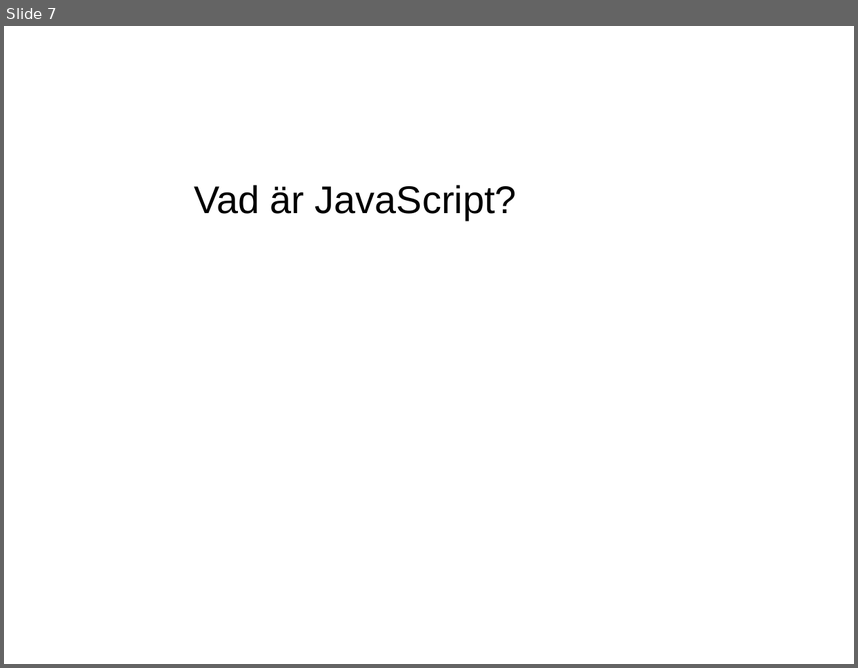
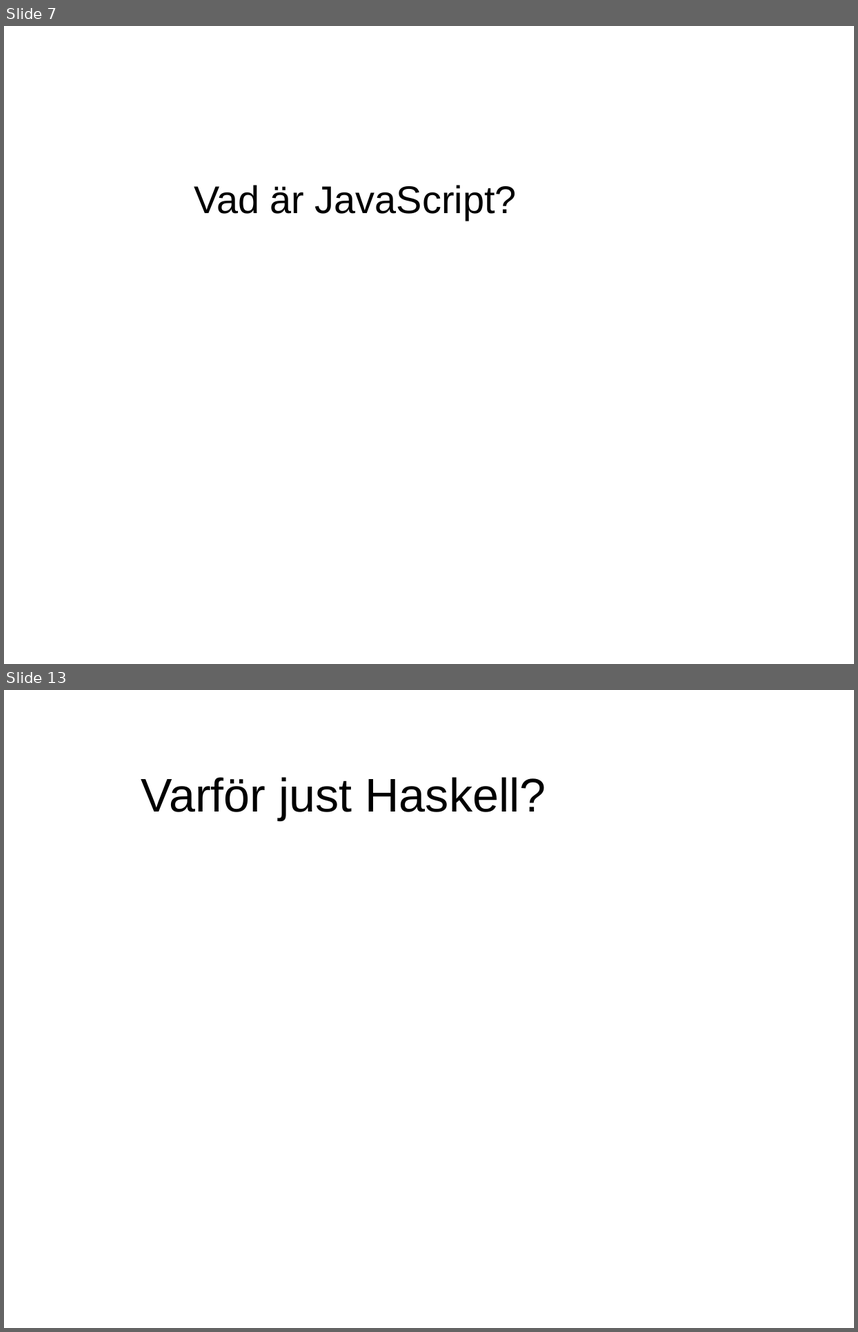
Before and after one commit to evilcandybag/JSHC, a slide deck: report/presentation.ppt. Shown one above the other, each under a label of ours: slide 7 before the commit, slides 7 and 13 after it; the slides between them are not shown. The pictures are 858x668 and 858x1332 pixels, drawn with LibreOffice and Linux fonts; fonts in the diff are those of the drawing. Boxes give left, top, right and bottom in pixels: in the first picture for what was removed or moved away, otherwise in the second. Text is boxed around its words. In the diff, an @@ line names an element or a change of style, - is before the commit and + after.

```diff
--- a/report/presentation.ppt
+++ b/report/presentation.ppt
@@ slide 13 added at (4, 690, 854, 1328), background #FFFFFF @@
@@ text added at (141, 777, 546, 820), 44 pt, text #000000 @@
+Varför just Haskell?
```
Also in this commit, not shown: 3 slides changed, 10 other slides added.
